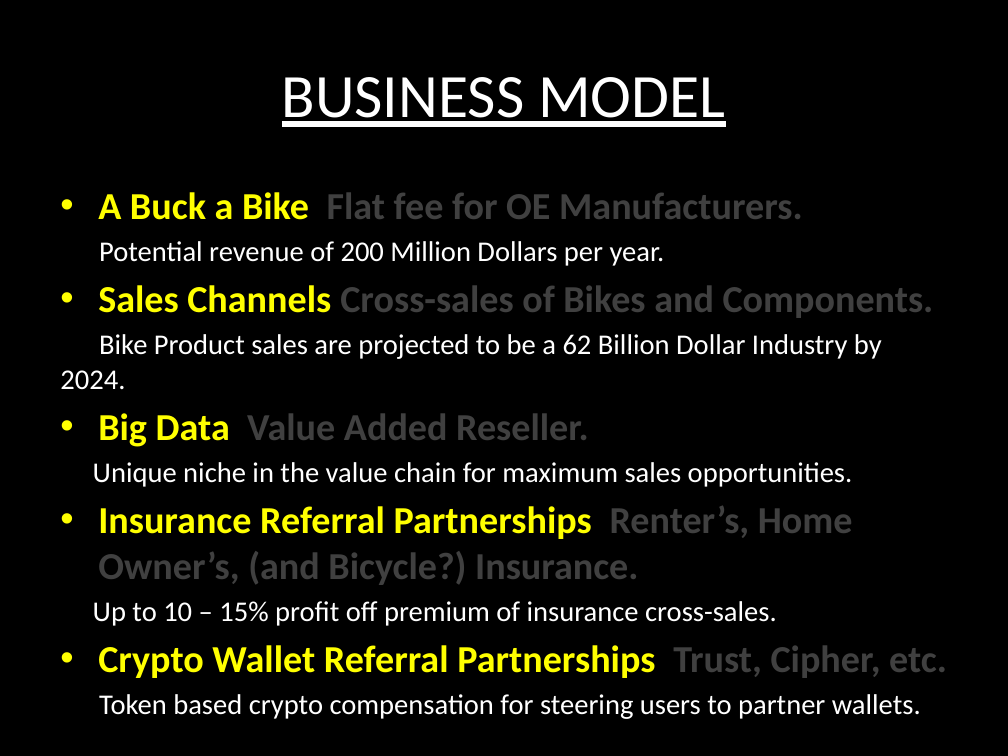
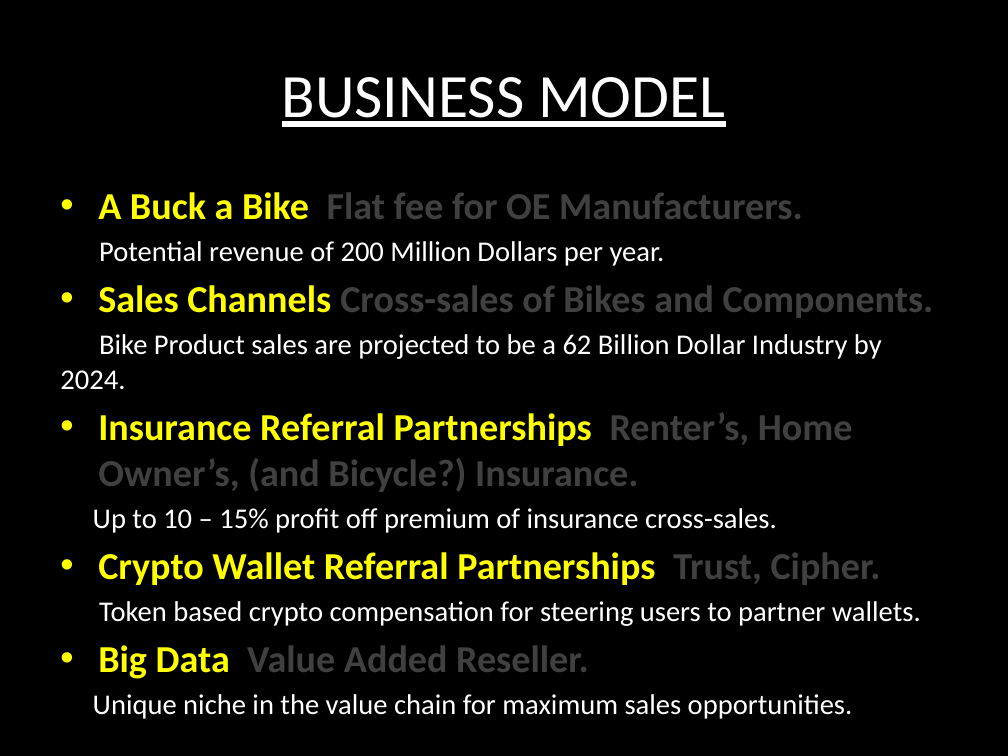
Before and after one commit to BikeDeed/BikeDeedWebsite, a slide deck: slide 6 of BikeDeedPitchDeck.pptx. Drawn at 1008x756 pixels with LibreOffice and Linux fonts; fonts in the diff are those of the drawing. Boxes give left, top, right and bottom in pixels: in the first picture for what was removed or moved away, otherwise in the second. Text is boxed around its words. In the diff, an @@ line names an element or a change of style, - is before the commit and + after.

Commit message:
Made a bunch of changes to the wording of the main page, whitepaper and pitch deck.

```diff
--- a/BikeDeedPitchDeck.pptx
+++ b/BikeDeedPitchDeck.pptx
@@ text at (93, 413, 921, 626): paragraphs added @@
+• Insurance Referral Partnerships Renter’s, Home Owner’s, (and Bicycle?) Insurance.
+Up to 10 – 15% profit off premium of insurance cross-sales.
+• Crypto Wallet Referral Partnerships Trust, Cipher.
+Token based crypto compensation for steering users to partner wallets.
@@ text at (93, 506, 947, 719): paragraphs removed @@
-• Insurance Referral Partnerships Renter’s, Home Owner’s, (and Bicycle?) Insurance.
-Up to 10 – 15% profit off premium of insurance cross-sales.
-• Crypto Wallet Referral Partnerships Trust, Cipher, etc.
-Token based crypto compensation for steering users to partner wallets.
```
Also in this commit, not shown: 6 other slides changed, 2 other files.
